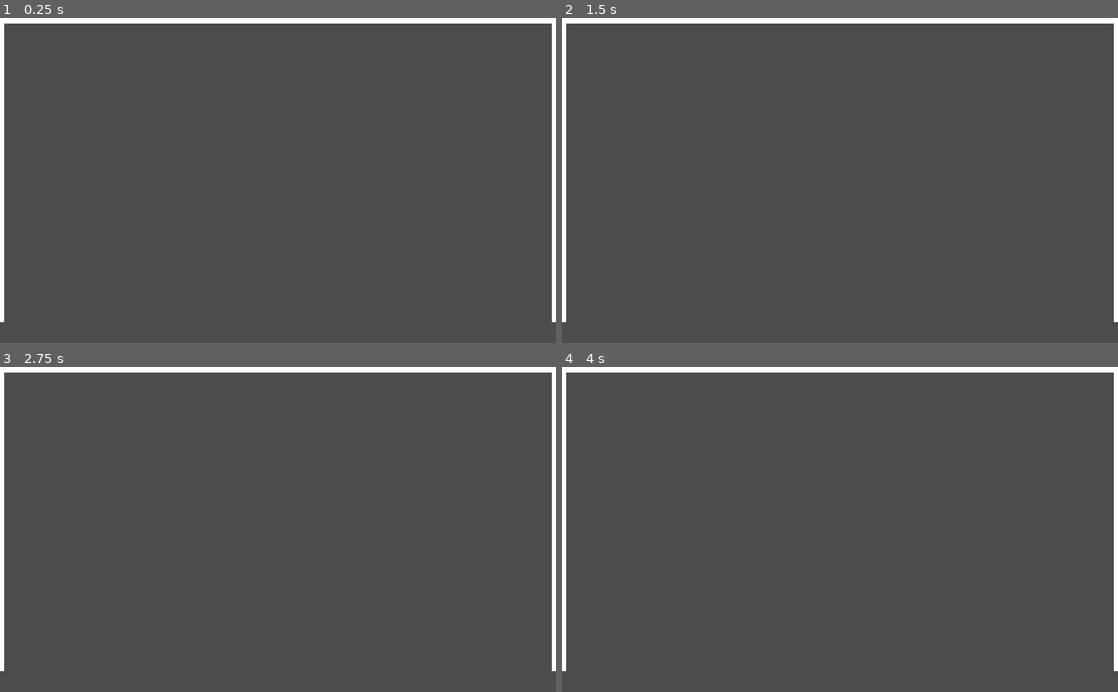
Above: before the commit, frames 1-4 (two rows, left to right).
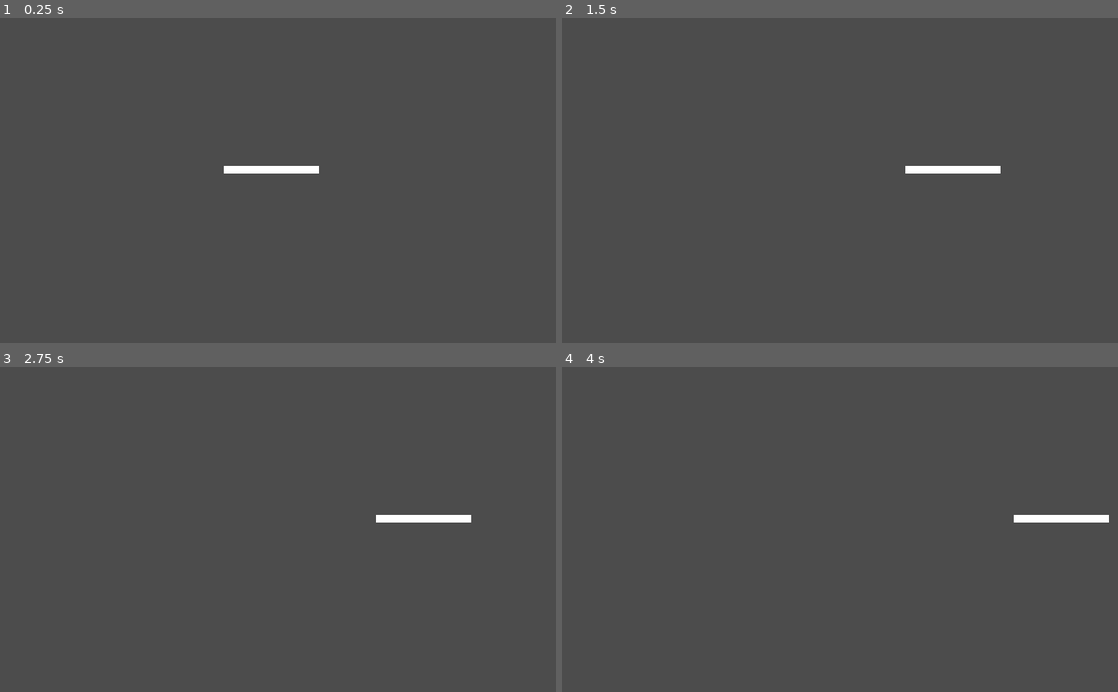
Above: after the commit, the same moments.

Repository: Santyru-C/Breakout-clone
Game: Godot game, scene res://scenes/paddle.tscn
Two runs of this game, one before a commit and one after it. Both use one fixed random seed, a clock stepped at 60 frames per second and the inputs below. Before the commit the project starts from res://Main.tscn.
Inputs:
- Up to frame 1 (0.25 s): no input
- Up to frame 2 (1.5 s): tap Enter at 0.5 s; hold Right (ui_right) 0.53-1.28 s; hold Left (ui_left) from 1.28 s (still down)
- Up to frame 3 (2.75 s): release Left (ui_left) at 2.03 s; hold Right (ui_right) from 2.03 s (still down)
- Up to frame 4 (4 s): release Right (ui_right) at 3.53 s; hold Left (ui_left) from 3.53 s (still down)

The runs differ from the first frame. In frame 1, 3.5% of the frame differs, in the area x 0-100%, y 0-94%; in frame 2, 3.5%; in frame 3, 3.5%; in frame 4, 3.5%.

Commit message:
add paddle and attatch latteral movement script

Diff:
--- a/gamefiles/project.godot
+++ b/gamefiles/project.godot
@@ -11,7 +11,7 @@
 [application]
 
 config/name="Breakout"
-run/main_scene="res://Main.tscn"
+run/main_scene="res://scenes/paddle.tscn"
 config/icon="res://assets/icon.png"
 
 [display]
--- /dev/null
+++ b/gamefiles/scenes/paddle.gd
@@ -0,0 +1,22 @@
+extends KinematicBody2D
+export(int) var speed = 400
+
+var direction = Vector2()
+var velocity = Vector2()
+
+func get_input ():
+	direction.x = 0
+	if Input.is_action_pressed("ui_right"):
+		direction.x = 1
+		print(1)
+	if Input.is_action_pressed("ui_left"):
+		direction.x = -1
+		print(-1)
+
+func _physics_process(delta):
+	get_input()
+	velocity = (direction * speed)
+	velocity = move_and_slide(velocity)
+
+func _ready():
+	pass # Replace with function body.
--- a/gamefiles/scenes/paddle.tscn
+++ b/gamefiles/scenes/paddle.tscn
@@ -1,12 +1,14 @@
-[gd_scene load_steps=3 format=2]
+[gd_scene load_steps=4 format=2]
 
 [ext_resource path="res://assets/square_white.png" type="Texture" id=1]
+[ext_resource path="res://scenes/paddle.gd" type="Script" id=2]
 
 [sub_resource type="RectangleShape2D" id=1]
 extents = Vector2( 87, 7.5 )
 
 [node name="paddle" type="KinematicBody2D"]
 position = Vector2( 500, 280 )
+script = ExtResource( 2 )
 __meta__ = {
 "_edit_group_": true
 }
